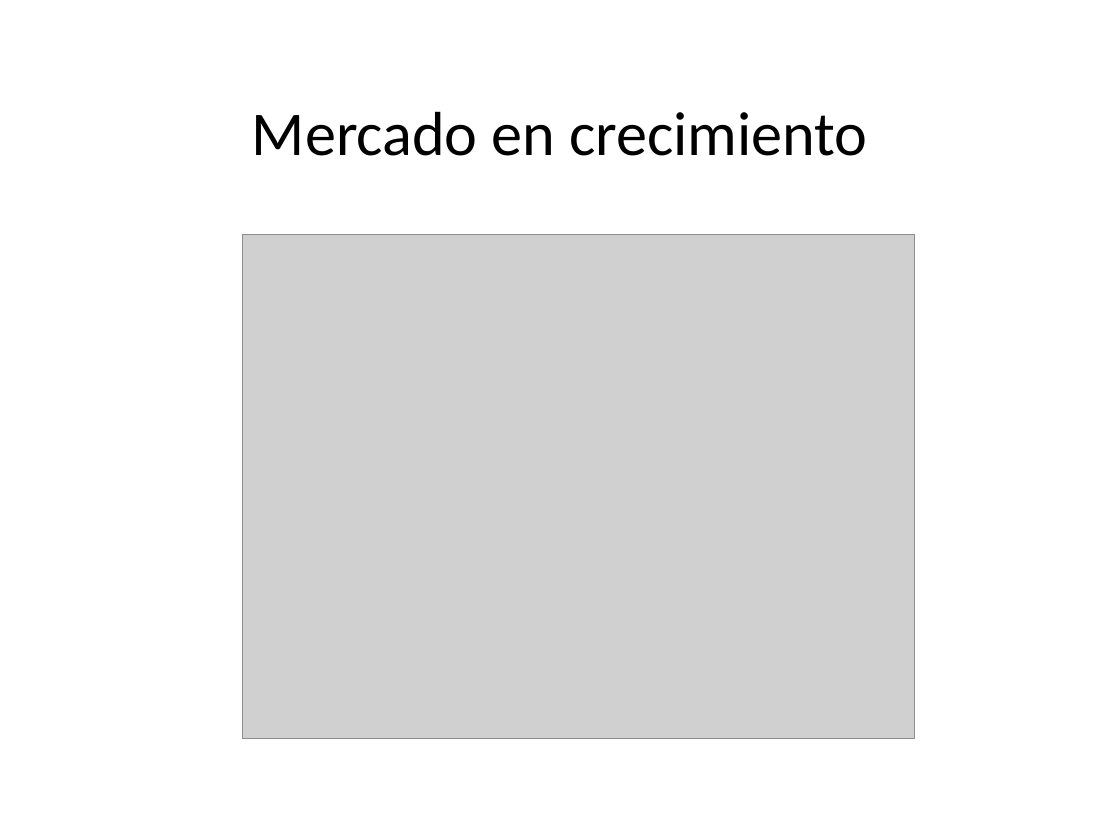
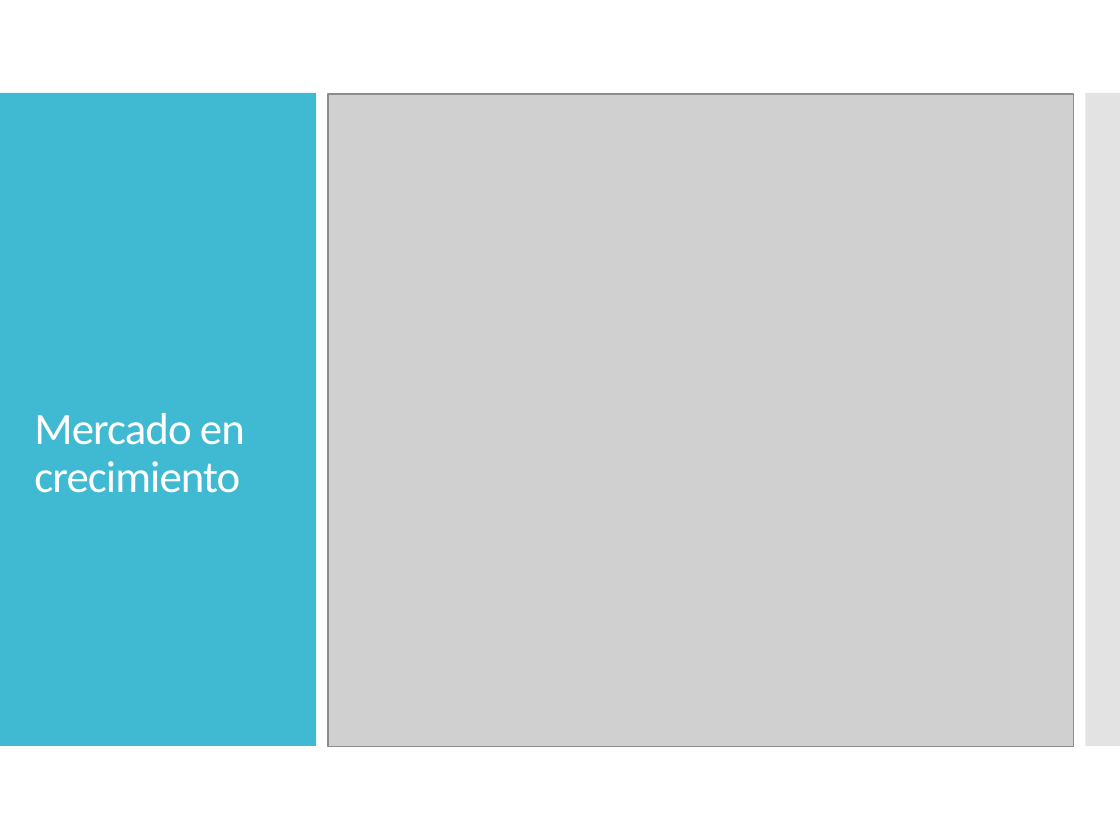
Before and after one commit to dschenkelman/taller-proyectos, a slide deck: slide 7 of Assets/Presentación negocio.pptx. Drawn at 1120x840 pixels with LibreOffice and Linux fonts; fonts in the diff are those of the drawing; grey boxes stand for pictures. Boxes give left, top, right and bottom in pixels: in the first picture for what was removed or moved away, otherwise in the second. Text is boxed around its words. In the diff, an @@ line names an element or a change of style, - is before the commit and + after.

```diff
--- a/Assets/Presentación negocio.pptx
+++ b/Assets/Presentación negocio.pptx
@@ rectangle added at [0,93,316,746], fill #40BAD2 @@
@@ picture: place and size @@
-picture at [243,235,915,739]
+picture at [328,94,1074,747]
@@ rectangle added at [1085,93,1120,746], fill #C8C8C8 at 50% opacity @@
@@ title "Mercado en crecimiento": place and size @@
-title "Mercado en crecimiento" at [252,111,867,156]
+title "Mercado en crecimiento" at [34,413,245,493]
@@ title "Mercado en crecimiento" at [34,413,245,493]: size 40 to 28.8 pt, text colour #000000 to #FFFFFF, letter spacing 0 to -0.6 pt; alignment centre to left; line spacing 1 to 0.9 @@
```
Also in this commit, not shown: 11 other slides changed.
